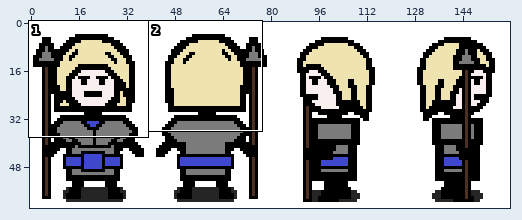
Sprite sheet: resources/art/sprites_diontes.png. Above: a wide view before the commit, with the close-up outlined.
Close-up. Old version:
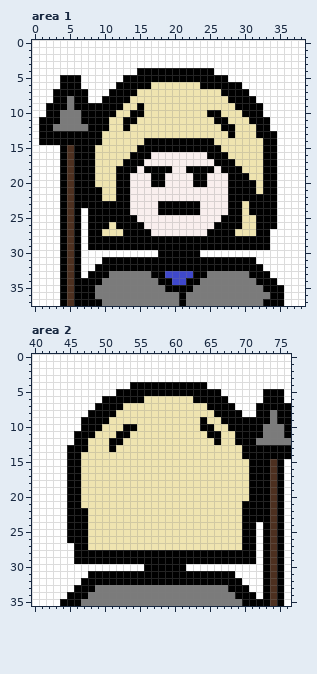
The file is 160x62 pixels. Colours within 5 levels of each other are drawn and written as one. Shown: area 1: x 0..38, y 0..37; area 2: x 40..76, y 0..35.
The same view after the edit:
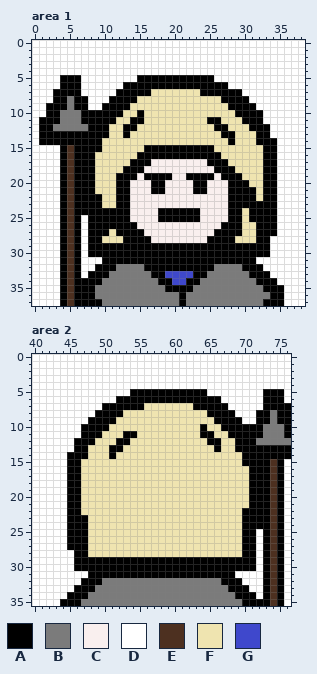
Palette (. is transparent): A #000000  B #7b7b7b  C #f9efee  D #ffffff  E #4d3020  F #efe4b0  G #3f48cc
What changed:
--- area 1
@@ x 0..38 @@
  3 DDDDDDDDDDDDDDDDDDDDDDDDDDDDDDDDDDDDDDD
- 4 DDDDDDDDDDDDDDDAAAAAAAAAAADDDDDDDDDDDDD
- 5 DDDDAAADDDDDDAAAAAAAAAAAAAAADDDDDDDDDDD
- 6 DDDDAAADDDDDAAAAAFFFFFFFAAAAAADDDDDDDDD
- 7 DDDAAAAADDDAAAAFFFFFFFFFFFFAAAADDDDDDDD
- 8 DDDAABAADDAAAAFFFFFFFFFFFFFFAAAADDDDDDD
- 9 DDAAABAAAAAAAFFAFFFFFFFFFFFFFAAAADDDDDD
-10 DDAABBBAAAAAFFAAFFFFFFFFFAAFFFAAADDDDDD
-11 DAAABBBAAAAFFAAFFFFFFFFFFFAAFFFAAADDDDD
-12 DAABBBBBAAAFFAFFFFFFFFFFFFFAAFFFAADDDDD
-13 DAAAAAAAAAFFFFFFFFFFFFFFFFFFAFFFAAADDDD
-14 DAAAAAAAAAFFFFFFAAAAAAAAAAFFFFFFFAADDDD
-15 DDDDAEAAAFFFFFFAAAAAAAAAAAAFFFFFFAADDDD
-16 DDDDAEAAAFFFFFAAACCCCCCCCAAAFFFFFAADDDD
-17 DDDDAEAAAFFFFAAACCCCCCCCCCAAAFFFFAADDDD
-18 DDDDAEAAAFFFAAACAAAACCAAAACAAAFFFAADDDD
-19 DDDDAEAAAFFFAACCCAACCCCAACCCAAAFFAADDDD
-20 DDDDAEAAAFFFAACCCAACCCCAACCCAAAAFAADDDD
-21 DDDDAEAAAAFFAACCCCCCCCCCCCCCAAAAFAADDDD
-22 DDDDAEAAAAFFAACCCCCCCCCCCCCCAAAAAAADDDD
-23 DDDDAEAAAAAAAACCCCAAAAAACCCCAAFAAAADDDD
-24 DDDDAEADAAAAAACCCCAAAAAACCCCAAFAAAADDDD
-25 DDDDAEADAAAAAAACCCCCCCCCCCCAAAFFAAADDDD
-26 DDDDAEADAAAFAAAACCCCCCCCCCAAAAFFAAADDDD
-27 DDDDAEADAAFFFAAAACCCCCCCCAAAAFFFAADDDDD
-28 DDDDAEADAAAAAAAAAAAAAAAAAAAAAAAAAADDDDD
+ 4 DDDDDDDDDDDDDDDDDDDDDDDDDDDDDDDDDDDDDDD
+ 5 DDDDAAADDDDDDDDAAAAAAAAAAADDDDDDDDDDDDD
+ 6 DDDDAAADDDDDDAAAAAAAAAAAAAAADDDDDDDDDDD
+ 7 DDDAAAADDDDDAAAAAFFFFFFFAAAAAADDDDDDDDD
+ 8 DDDAABAADDDAAAAFFFFFFFFFFFFAAAADDDDDDDD
+ 9 DDAAABAADDAAAAFFFFFFFFFFFFFFAAAADDDDDDD
+10 DDAABBBAAAAAAFFAFFFFFFFFFFFFFAAAADDDDDD
+11 DAAABBBAAAAAFFAAFFFFFFFFFAAFFFAAADDDDDD
+12 DAABBBBBAAAFFAAFFFFFFFFFFFAAFFFAAADDDDD
+13 DAAAAAAAAAAFFAFFFFFFFFFFFFFAAFFFAADDDDD
+14 DAAAAAAAAAFFFFFFFFFFFFFFFFFFAFFFAAADDDD
+15 DDDDAEAAAAFFFFFFAAAAAAAAAAFFFFFFFAADDDD
+16 DDDDAEAAAFFFFFFAAAAAAAAAAAAFFFFFFAADDDD
+17 DDDDAEAAAFFFFFAAACCCCCCCCAAAFFFFFAADDDD
+18 DDDDAEAAAFFFFAAACCCCCCCCCCAAAFFFFAADDDD
+19 DDDDAEAAAFFFAAACAAAACCAAAACAAAFFFAADDDD
+20 DDDDAEAAAFFFAACCCAACCCCAACCCAAAFFAADDDD
+21 DDDDAEAAAFFFAACCCAACCCCAACCCAAAAFAADDDD
+22 DDDDAEAAAAFFAACCCCCCCCCCCCCCAAAAFAADDDD
+23 DDDDAEAAAAFFAACCCCCCCCCCCCCCAAAAAAADDDD
+24 DDDDAEAAAAAAAACCCCAAAAAACCCCAAFAAAADDDD
+25 DDDDAEADAAAAAACCCCAAAAAACCCCAAFAAAADDDD
+26 DDDDAEADAAAAAAACCCCCCCCCCCCAAAFFAAADDDD
+27 DDDDAEADAAAFAAAACCCCCCCCCCAAAAFFAAADDDD
+28 DDDDAEADAAFFFAAAACCCCCCCCAAAAFFFAADDDDD
 29 DDDDAEADAAAAAAAAAAAAAAAAAAAAAAAAAADDDDD
-30 DDDDAEADDDDDDDDDDDAAAAAADDDDDDDDDDDDDDD
+30 DDDDAEADAAAAAAAAAAAAAAAAAAAAAAAAAADDDDD
 31 DDDDAEADDDAAAAAAAAAAAAAAAAAAAAAADDDDDDD
-32 DDDDAEADDAAAAAAAAAAAAAAAAAAAAAAAADDDDDD
+32 DDDDAEADDAAABBBBAAAAAAAAAABBBBAAADDDDDD
 33 DDDDAEADAAABBBBBBAAGGGGAABBBBBBAAADDDDD
--- area 2
@@ x 40..76 @@
  3 DDDDDDDDDDDDDDDDDDDDDDDDDDDDDDDDDDDDD
- 4 DDDDDDDDDDDDDDAAAAAAAAAAADDDDDDDDDDDD
- 5 DDDDDDDDDDDDAAAAAAAAAAAAAAADDDDDDAAAD
- 6 DDDDDDDDDDAAAAAAFFFFFFFAAAAADDDDDAAAD
- 7 DDDDDDDDDAAAAFFFFFFFFFFFFAAAADDDAAAAA
- 8 DDDDDDDDAAAAFFFFFFFFFFFFFFAAAADDAABAA
- 9 DDDDDDDAAAAFFFFFFFFFFFFFAFFAAAAAAABAA
-10 DDDDDDDAAAFFFAAFFFFFFFFFAAFFAAAAABBBA
-11 DDDDDDAAAFFFAAFFFFFFFFFFFAAFFAAAABBBA
-12 DDDDDDAAFFFAAFFFFFFFFFFFFFAFFAAABBBBB
-13 DDDDDAAAFFFAFFFFFFFFFFFFFFFFFFAAAAAAA
-14 DDDDDAAFFFFFFFFFFFFFFFFFFFFFFFAAAAAAA
-15 DDDDDAAFFFFFFFFFFFFFFFFFFFFFFFFAAAEAD
+ 4 DDDDDDDDDDDDDDDDDDDDDDDDDDDDDDDDDDDDD
+ 5 DDDDDDDDDDDDDDAAAAAAAAAAADDDDDDDDAAAD
+ 6 DDDDDDDDDDDDAAAAAAAAAAAAAAADDDDDDAAAD
+ 7 DDDDDDDDDDAAAAAAFFFFFFFAAAAADDDDDAAAA
+ 8 DDDDDDDDDAAAAFFFFFFFFFFFFAAAADDDAABAA
+ 9 DDDDDDDDAAAAFFFFFFFFFFFFFFAAAADDAABAA
+10 DDDDDDDAAAAFFFFFFFFFFFFFAFFAAAAAABBBA
+11 DDDDDDDAAAFFFAAFFFFFFFFFAAFFAAAAABBBA
+12 DDDDDDAAAFFFAAFFFFFFFFFFFAAFFAAABBBBB
+13 DDDDDDAAFFFAAFFFFFFFFFFFFFAFFAAAAAAAA
+14 DDDDDAAAFFFAFFFFFFFFFFFFFFFFFFAAAAAAA
+15 DDDDDAAFFFFFFFFFFFFFFFFFFFFFFFAAAAEAD
 16 DDDDDAAFFFFFFFFFFFFFFFFFFFFFFFFAAAEAD
@@ x 40..76 @@
 20 DDDDDAAFFFFFFFFFFFFFFFFFFFFFFFFAAAEAD
-21 DDDDDAAFFFFFFFFFFFFFFFFFFFFFFFAAAAEAD
-22 DDDDDAAAFFFFFFFFFFFFFFFFFFFFFFAAAAEAD
+21 DDDDDAAFFFFFFFFFFFFFFFFFFFFFFFFAAAEAD
+22 DDDDDAAFFFFFFFFFFFFFFFFFFFFFFFAAAAEAD
 23 DDDDDAAAFFFFFFFFFFFFFFFFFFFFFFAAAAEAD
-24 DDDDDAAAFFFFFFFFFFFFFFFFFFFFFFAADAEAD
+24 DDDDDAAAFFFFFFFFFFFFFFFFFFFFFFAAAAEAD
 25 DDDDDAAAFFFFFFFFFFFFFFFFFFFFFFAADAEAD
 26 DDDDDAAAFFFFFFFFFFFFFFFFFFFFFFAADAEAD
-27 DDDDDDAAFFFFFFFFFFFFFFFFFFFFFFAADAEAD
-28 DDDDDDAAAAAAAAAAAAAAAAAAAAAAAAAADAEAD
+27 DDDDDAAAFFFFFFFFFFFFFFFFFFFFFFAADAEAD
+28 DDDDDDAAFFFFFFFFFFFFFFFFFFFFFFAADAEAD
 29 DDDDDDAAAAAAAAAAAAAAAAAAAAAAAAAADAEAD
-30 DDDDDDDDDDDDDDDDAAAAAADDDDDDDDDDDAEAD
+30 DDDDDDAAAAAAAAAAAAAAAAAAAAAAAAAADAEAD
 31 DDDDDDDDAAAAAAAAAAAAAAAAAAAAADDDDAEAD
-32 DDDDDDDAAAAAAAAAAAAAAAAAAAAAAADDDAEAD
+32 DDDDDDDAAABBBBBBBBBBBBBBBBBAAADDDAEAD
 33 DDDDDDAAABBBBBBBBBBBBBBBBBBBAAADDAEAD
